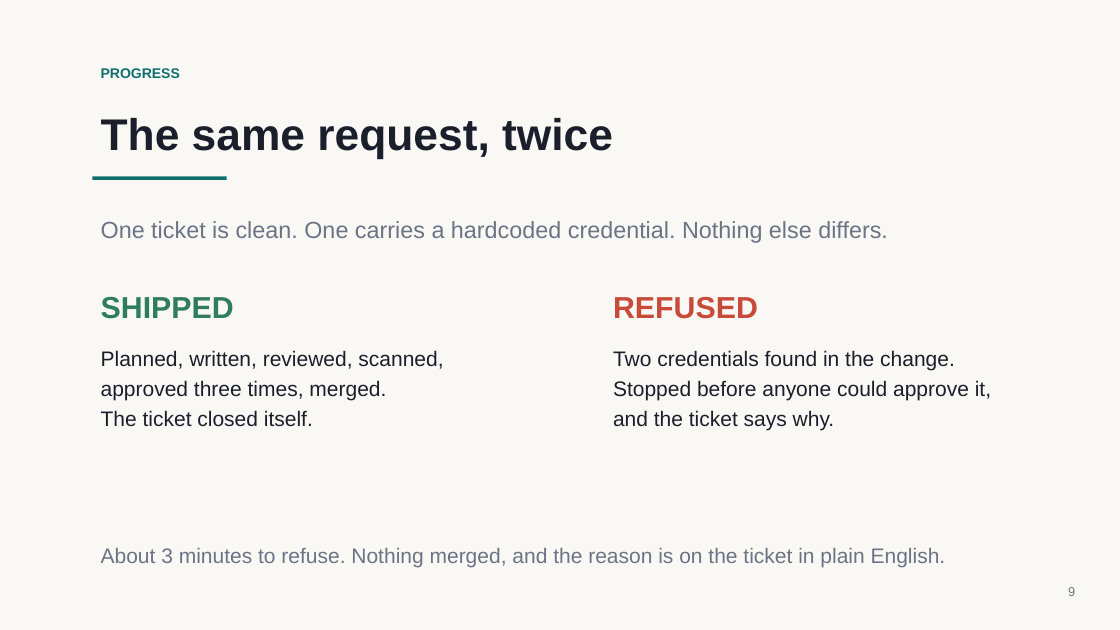
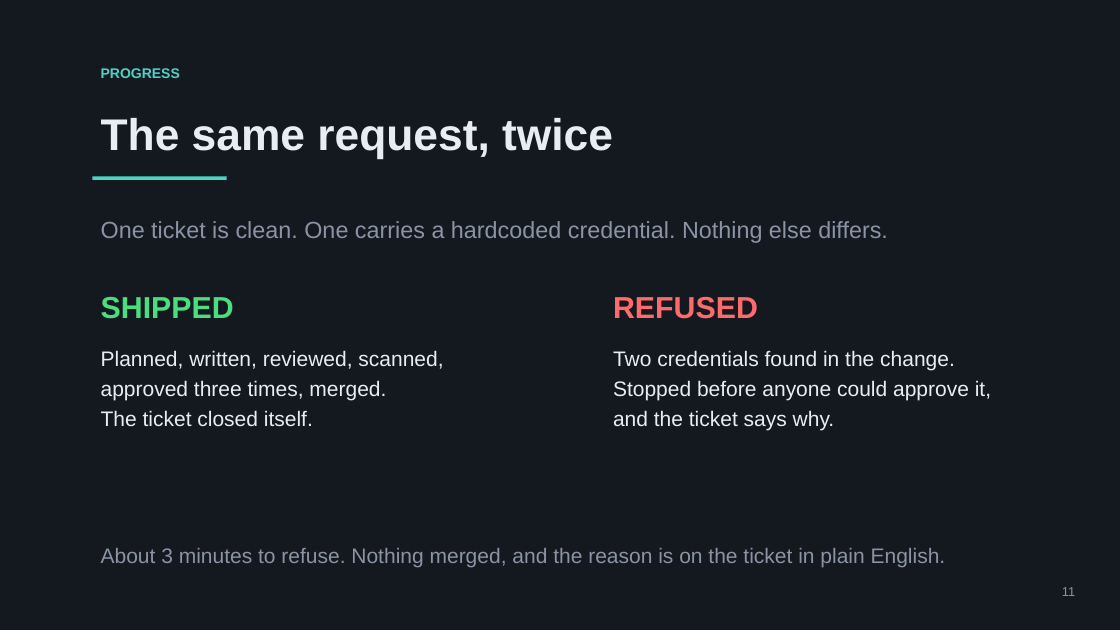
Before and after one commit to mohamedsorour1998/TheAgentOrg, a slide deck: slide 11 of docs/pitch/TheAgentOrg-prefinal.pptx (slide 9 before the commit). Drawn at 1120x630 pixels with LibreOffice and Linux fonts; fonts in the diff are those of the drawing. Boxes give left, top, right and bottom in pixels: in the first picture for what was removed or moved away, otherwise in the second. Text is boxed around its words. In the diff, an @@ line names an element or a change of style, - is before the commit and + after.

```diff
--- a/docs/pitch/TheAgentOrg-prefinal.pptx
+++ b/docs/pitch/TheAgentOrg-prefinal.pptx
@@ rectangle at [0,0,1120,630]: fill #FAF8F5 to #14181F @@
@@ text "PROGRESS" at [101,68,180,78]: text colour #0F6E6E to #4FD1C5 @@
@@ rectangle at [92,176,227,180]: fill #0F6E6E to #4FD1C5 @@
@@ text "One ticket is clean. One ..." at [101,221,888,243]: text colour #6B7485 to #8A94A6 @@
@@ text "SHIPPED" at [101,297,234,319]: text colour #2F7D5C to #4ADE80 @@
@@ text "REFUSED" at [613,297,758,319]: text colour #C84B3A to #FF6B6B @@
@@ text colour #1A1F2B to #E8EDF4 in 3 elements at [101,118,613,159], [101,350,443,426], [613,350,991,431] @@
@@ text "About 3 minutes to refuse. ..." at [101,548,946,568]: text colour #6B7485 to #8A94A6 @@
@@ text at [1062,587,1075,596]: text changed; text colour #6B7485 to #8A94A6 @@
-9
+11
```
Also in this commit, not shown: 12 other slides changed, 2 slides added, 10 other files.
